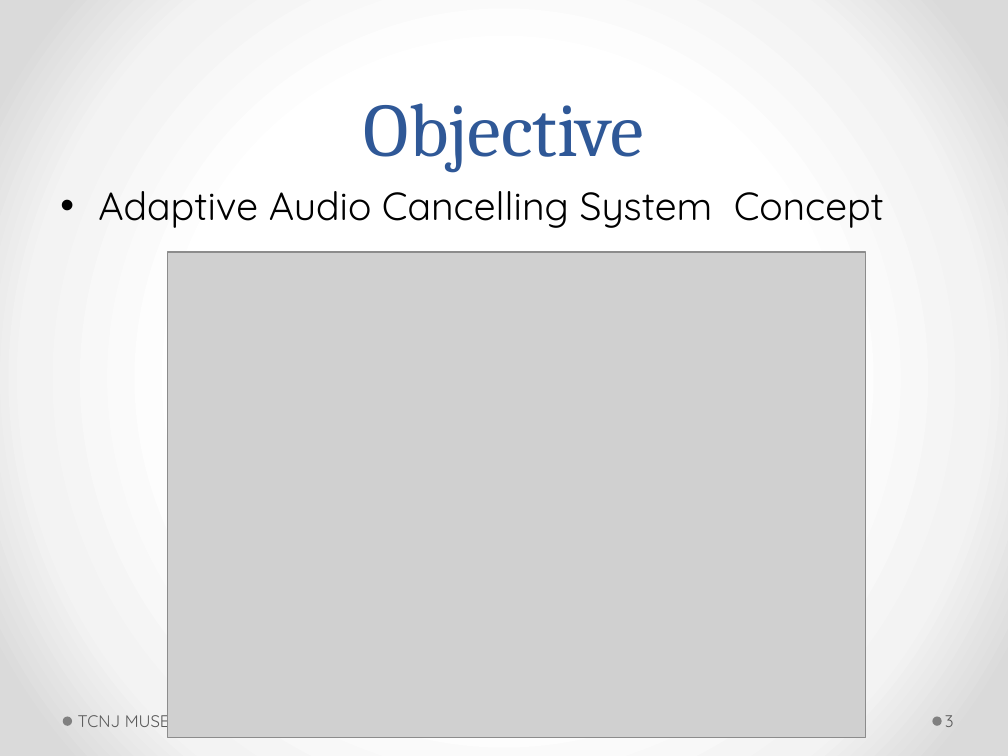
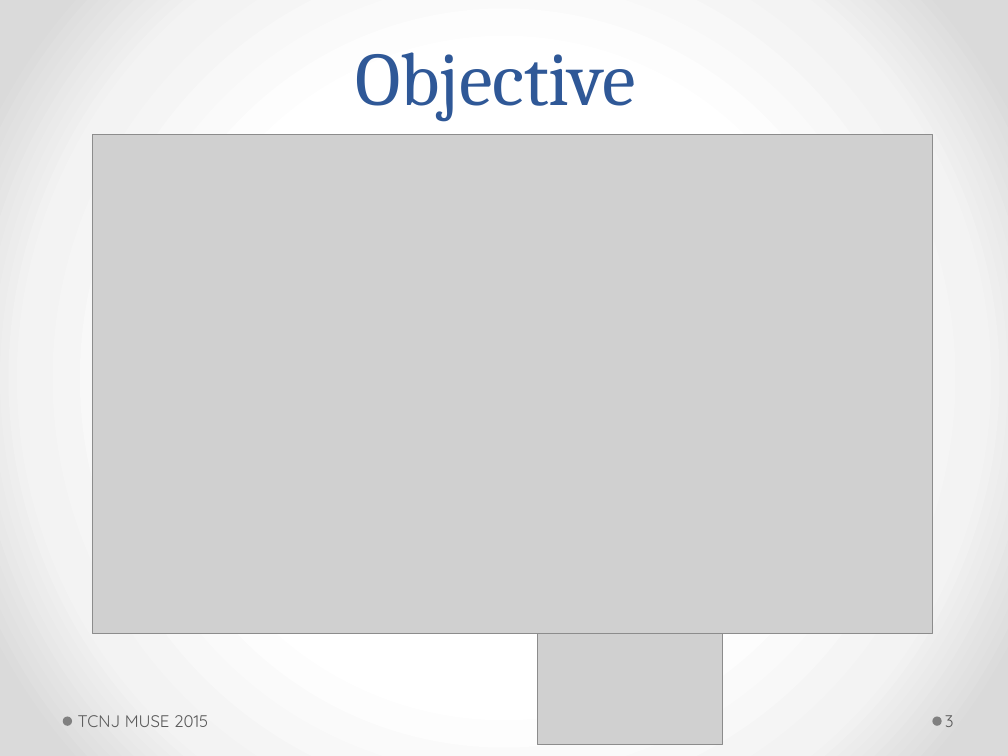
Before and after one commit to ActiveNoiseCancellationResearch/MUSE-Research, a slide deck: slide 3 of proj_anc/doc/jswift/7_23_2015_powerpoint.pptm. Drawn at 1008x756 pixels with LibreOffice and Linux fonts; fonts in the diff are those of the drawing; grey boxes stand for pictures. Boxes give left, top, right and bottom in pixels: in the first picture for what was removed or moved away, otherwise in the second. Text is boxed around its words. In the diff, an @@ line names an element or a change of style, - is before the commit and + after.

```diff
--- a/proj_anc/doc/jswift/7_23_2015_powerpoint.pptm
+++ b/proj_anc/doc/jswift/7_23_2015_powerpoint.pptm
@@ title "Objective": place and size @@
-title "Objective" at <box>364,103,644,172</box>
+title "Objective" at <box>355,52,635,121</box>
@@ picture: place and size @@
-picture at <box>168,252,866,738</box>
+picture at <box>93,134,933,633</box>
@@ text removed at <box>98,191,884,228</box> @@
-• Adaptive Audio Cancelling System Concept
@@ picture added at <box>537,496,722,745</box> @@
```
Also in this commit, not shown: 7 other slides changed, 1 slide removed, 57 other files.
